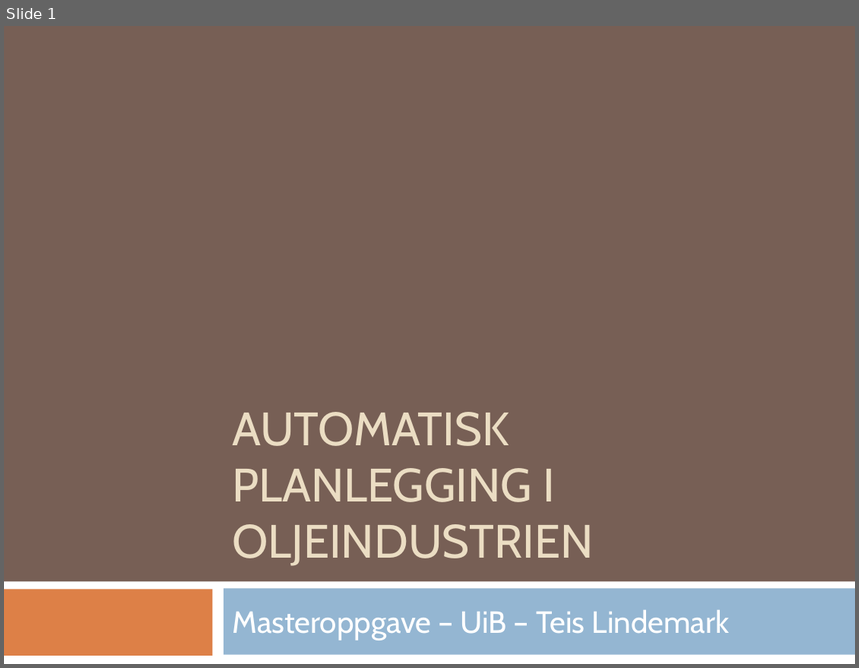
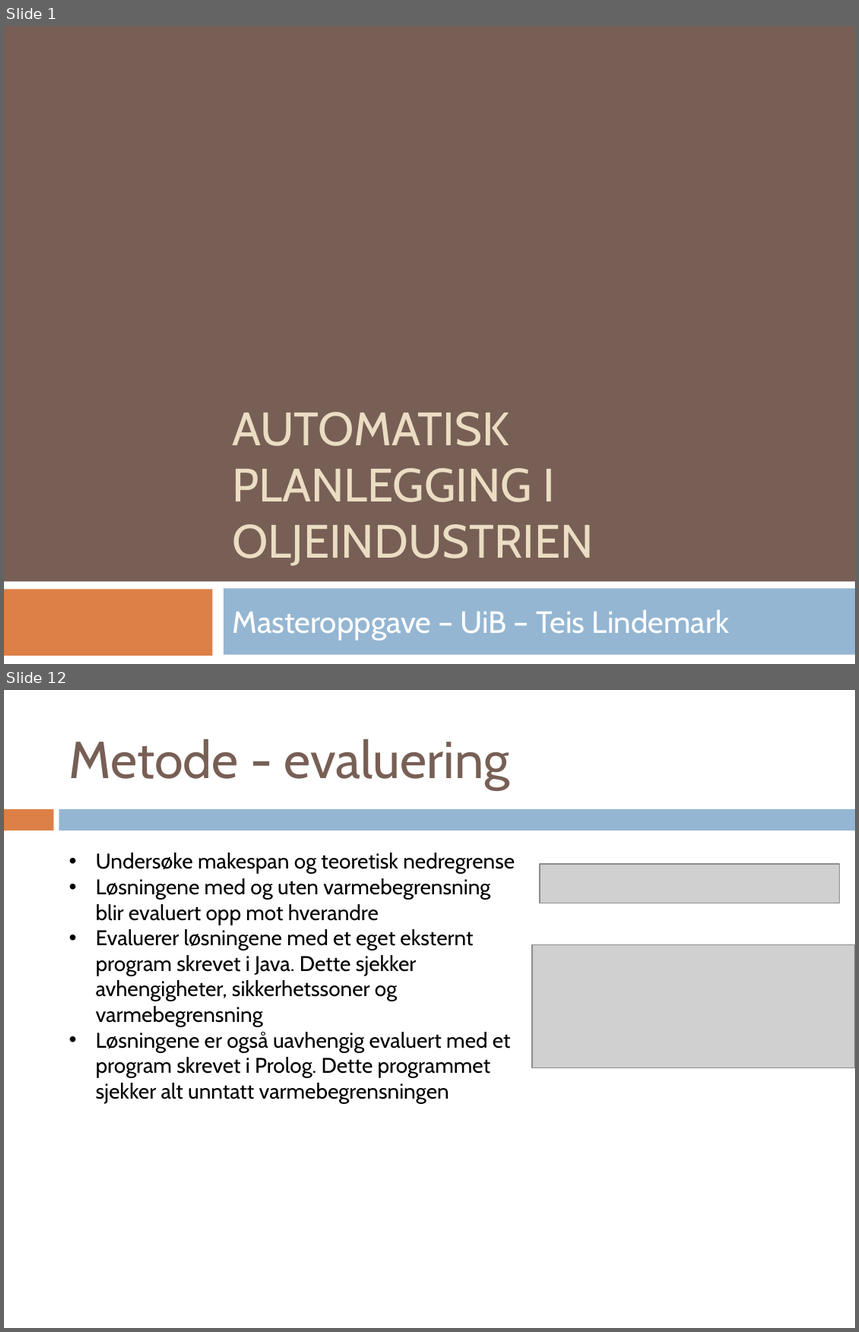
Before and after one commit to teilin/M.sc-UiB, a slide deck: Presentasjon/msc_presentasjon.pptx. Shown one above the other, each under a label of ours: slide 1 before the commit, slides 1 and 12 after it; the slides between them are not shown. The pictures are 859x668 and 859x1332 pixels, drawn with LibreOffice and Linux fonts; fonts in the diff are those of the drawing; grey boxes stand for pictures. Boxes give left, top, right and bottom in pixels: in the first picture for what was removed or moved away, otherwise in the second. Text is boxed around its words. In the diff, an @@ line names an element or a change of style, - is before the commit and + after.

```diff
--- a/Presentasjon/msc_presentasjon.pptx
+++ b/Presentasjon/msc_presentasjon.pptx
@@ slide 12 added at <box>4,690,855,1328</box>, background #FFFFFF @@
@@ title added at <box>69,739,510,790</box>, 44 pt, text #775F55 @@
+Metode - evaluering
@@ rectangle added at <box>4,809,53,831</box>, fill #DD8047 @@
@@ rectangle added at <box>59,809,855,831</box>, fill #94B6D2 @@
@@ text added at <box>96,853,515,1103</box>, 18 pt, text #000000 @@
+• Undersøke makespan og teoretisk nedregrense
+• Løsningene med og uten varmebegrensning blir evaluert opp mot hverandre
+• Evaluerer løsningene med et eget eksternt program skrevet i Java. Dette sjekker avhengigheter, sikkerhetssoner og varmebegrensning
+• Løsningene er også uavhengig evaluert med et program skrevet i Prolog. Dette programmet sjekker alt unntatt varmebegrensningen
@@ picture added at <box>539,865,839,904</box> @@
@@ picture added at <box>533,945,855,1068</box> @@
```
Also in this commit, not shown: 1 slide changed, 28 other slides added, 9 slides removed, 35 other files.
